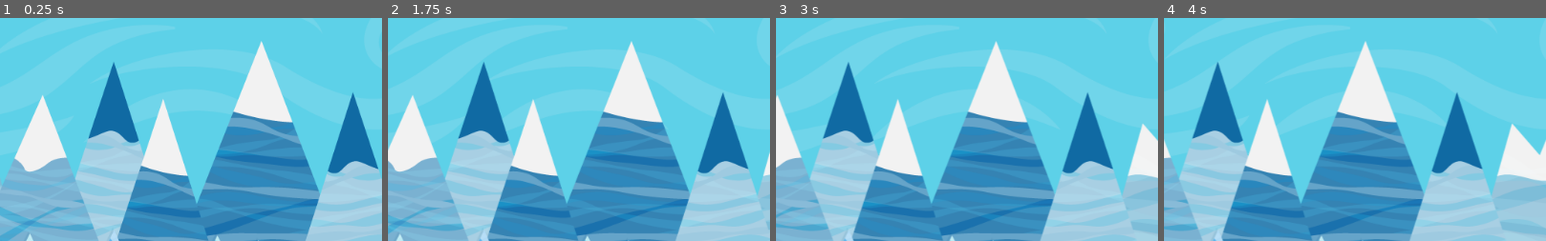
Above: before the commit, frames 1-4 (left to right).
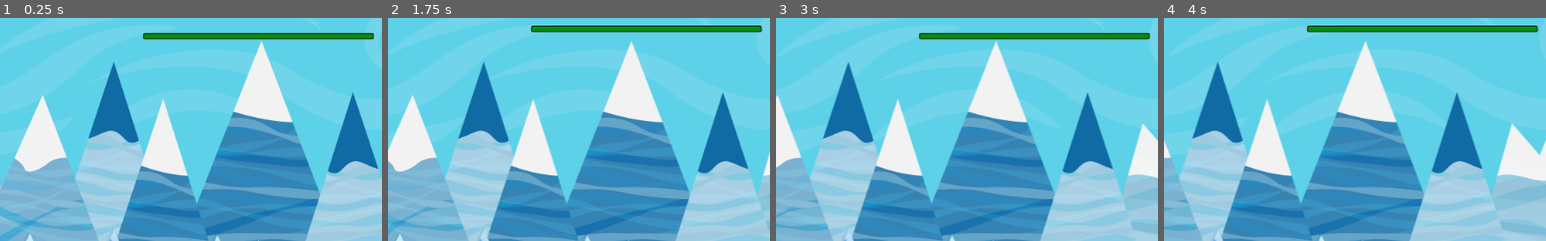
Above: after the commit, the same moments.

Repository: 1shevelov/Monster-Farm-prototype
Game: Godot game, scene res://Game.tscn
Same seed, same stepped clock (60 frames per second), same inputs: the game is played once before the commit and once after it. Sound files missing from this copy of the repository are replaced by a short silence.
Inputs:
- Up to frame 1 (0.25 s): no input
- Up to frame 2 (1.75 s): tap Space (jump) at 0.77, 1.52 s
- Up to frame 3 (3 s): no input
- Up to frame 4 (4 s): tap Space (jump) at 3.02, 3.77 s
The pictures show only the part of the screen within x 16-66%, y 2-52%; the shares and areas given below are measured in that part.

The runs differ from the first frame. In frame 1, 2.1% of the frame differs, in the area x 37-98%, y 6-10%; in frame 2, 1.8%; in frame 3, 2.1%; in frame 4, 1.8%.

Commit message:
Avatar has HP bar

Diff:
--- a/HUD/HPBarUI.gd
+++ b/HUD/HPBarUI.gd
@@ -1,53 +1,24 @@
 extends Control
-
-#var attacked_object: Node2D = null
-#
-#
-#func _ready():
-## warning-ignore:return_value_discarded
-#	Signals.connect("being_attacked", self, "on_being_attacked")
-## warning-ignore:return_value_discarded
-#	Signals.connect("killed", self, "on_killed")
-#
-#
-#func on_being_attacked(attacked_node: Node2D):
-#	attacked_object = attacked_node
-##	$ProgressBar.set_value($ProgressBar.get_max())
-#	set_global_position(get_parent().get_global_position() - Vector2(0, 80))
-#	attacked_object.get_node("HPBarUI").show()
-##	print("Show attacked ", attacked_object)
-##	print(get_global_rect())
-#
-#
-#func update_health(health_pool_percent: float):
-#	$ProgressBar.set_value(health_pool_percent)
-##	$ProgressBar.modulate(Color.red)
-#
-#
-#func on_killed(attacked_node: Node2D, _money_given: int = 0):
-#	if attacked_node == attacked_object:
-#		attacked_object.get_node("HPBarUI").hide()
-#		attacked_object = null
-
 
 const MOB_SHIFT_POS_Y := -80
 const MOB_SIZE := Vector2(100, 5)
 
-const AVATAR_SIZE_MULT := Vector2(0.3, 0.02)
-const AVATAR_POS_MULT := Vector2(0.5, 0.1)
+const AVATAR_SIZE_MULT := Vector2(0.3, 0.01)
+const AVATAR_POS_MULT := Vector2(0.5, 0.05)
 
 
 # set size and place
 func activate(is_mob: bool, parent_position := Vector2(0, 0)) -> void:
 	if is_mob:
-		set_size(MOB_SIZE)
+		$ProgressBar.set_size(MOB_SIZE)
 #		set_position(Vector2(MOB_SIZE.x / 2, MOB_SIZE.y / 2))
 		set_global_position(parent_position \
 		+ Vector2(-MOB_SIZE.x / 2, MOB_SHIFT_POS_Y))
 	else:
 		var w: Vector2 = OS.get_window_size()
-		set_size(Vector2(w.x * AVATAR_SIZE_MULT.x, w.y * AVATAR_SIZE_MULT.y))
-		set_global_position(Vector2(w.x * AVATAR_POS_MULT.x, \
+		var x_size := w.x * AVATAR_SIZE_MULT.x
+		$ProgressBar.set_size(Vector2(x_size, w.y * AVATAR_SIZE_MULT.y))
+		set_global_position(Vector2(w.x * AVATAR_POS_MULT.x - x_size / 2, \
 		w.y * AVATAR_POS_MULT.y))
 	show()
 
--- a/HUD/HPBarUI.tscn
+++ b/HUD/HPBarUI.tscn
@@ -43,8 +43,8 @@
 script = ExtResource( 1 )
 
 [node name="ProgressBar" type="ProgressBar" parent="."]
-margin_right = 100.0
-margin_bottom = 5.0
+margin_right = 2.0
+margin_bottom = 2.0
 grow_horizontal = 2
 grow_vertical = 2
 size_flags_horizontal = 3
--- a/avatar/Avatar.gd
+++ b/avatar/Avatar.gd
@@ -45,8 +45,11 @@
 	print_debug(avatar_obj)
 	if avatar_obj.has("weapon"):
 		$Weapon.init(avatar_obj.weapon)
-#		$Weapon.show()
-
+	if avatar_obj.has("hp"):
+		$hp.init(avatar_obj.hp)
+		$hp.show_ui()
+	else:
+		print("ERROR: Avatar has no hp")
 
 
 func _physics_process(delta):
--- a/avatar/Avatar.tscn
+++ b/avatar/Avatar.tscn
@@ -19,7 +19,7 @@
 [ext_resource path="res://assets/avatar/adventurer-air-attack2-00.png" type="Texture" id=17]
 [ext_resource path="res://assets/avatar/adventurer-air-attack2-01.png" type="Texture" id=18]
 [ext_resource path="res://assets/avatar/adventurer-air-attack2-02.png" type="Texture" id=19]
-[ext_resource path="res://HUD/HPBarUI.tscn" type="PackedScene" id=20]
+[ext_resource path="res://objects/hp.tscn" type="PackedScene" id=20]
 [ext_resource path="res://assets/avatar/adventurer-idle-00.png" type="Texture" id=21]
 [ext_resource path="res://assets/avatar/adventurer-idle-01.png" type="Texture" id=22]
 [ext_resource path="res://assets/avatar/adventurer-idle-02.png" type="Texture" id=23]
@@ -100,10 +100,10 @@
 stream = ExtResource( 9 )
 volume_db = -25.0
 
-[node name="HPBarUI" parent="." instance=ExtResource( 20 )]
-
 [node name="Weapon" parent="." instance=ExtResource( 29 )]
 visible = false
+
+[node name="hp" parent="." instance=ExtResource( 20 )]
 
 [connection signal="body_entered" from="Area2D" to="." method="_on_Area2D_body_entered"]
 [connection signal="body_exited" from="Area2D" to="." method="_on_Area2D_body_exited"]
--- a/scripts/Signals.gd
+++ b/scripts/Signals.gd
@@ -1,7 +1,5 @@
 extends Node2D
 
-# warning-ignore:unused_signal
-#signal stone_hit
 # warning-ignore:unused_signal
 signal coin_picked
 # warning-ignore:unused_signal
